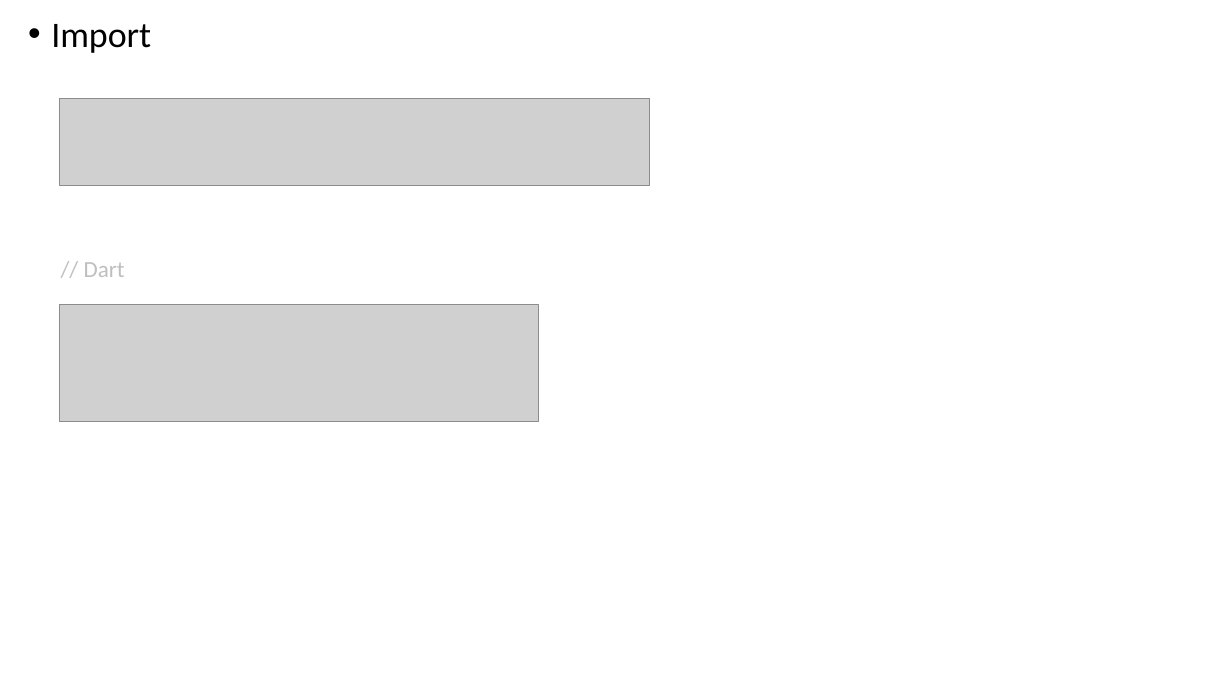
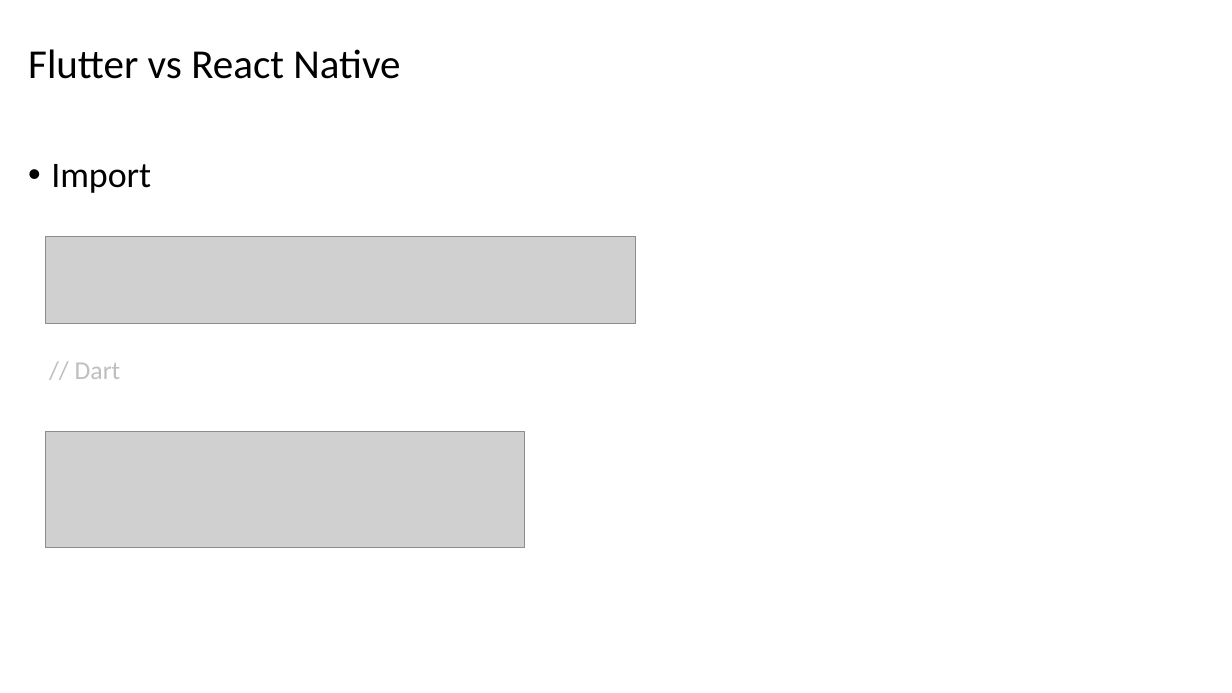
Before and after one commit to Anjy123/Flutter, a slide deck: slide 20 of Flutter features.pptx. Drawn at 1232x693 pixels with LibreOffice and Linux fonts; fonts in the diff are those of the drawing; grey boxes stand for pictures. Boxes give left, top, right and bottom in pixels: in the first picture for what was removed or moved away, otherwise in the second. Text is boxed around its words. In the diff, an @@ line names an element or a change of style, - is before the commit and + after.

```diff
--- a/Flutter features.pptx
+++ b/Flutter features.pptx
@@ title added at box(28, 49, 400, 79), 32 pt, text #000000 @@
+Flutter vs React Native
@@ text "Import": place and size @@
-text "Import" at box(51, 24, 151, 277)
+text "Import" at box(51, 164, 151, 379)
@@ picture: place and size @@
-picture at box(59, 98, 650, 185)
+picture at box(45, 237, 636, 323)
@@ text at box(75, 363, 121, 379): size 18 to 20 pt in "// Dart" @@
@@ picture: place and size @@
-picture at box(59, 305, 538, 421)
+picture at box(45, 432, 524, 548)
```
Also in this commit, not shown: 21 other slides changed, 1 slide added, 1 slide removed.
